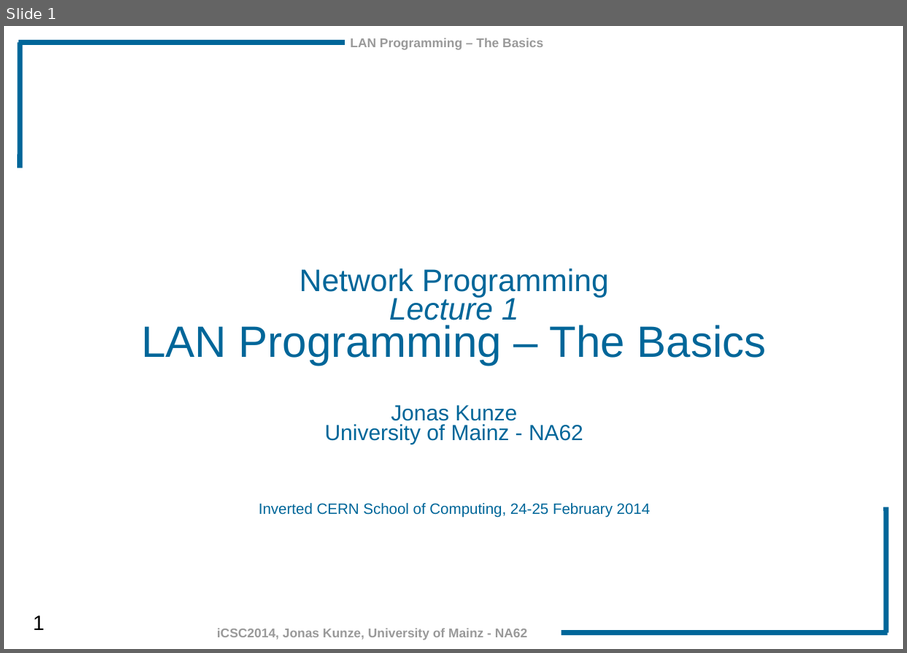
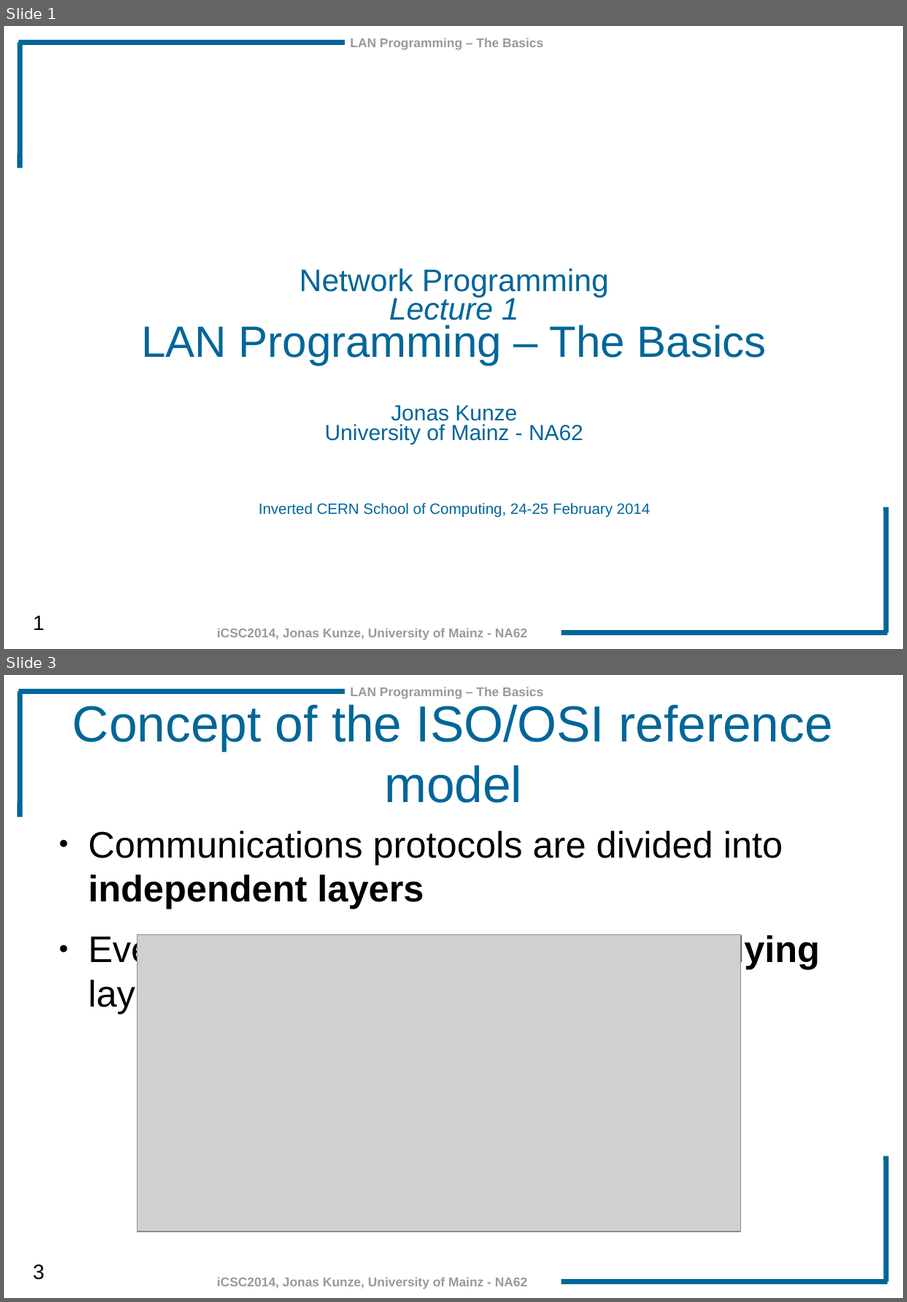
Before and after one commit to JonasKunze/icsc2014, a slide deck: iCSC-2014-LAN_Programming_Basics.odp. Shown one above the other, each under a label of ours: slide 1 before the commit, slides 1 and 3 after it; the slides between them are not shown. The pictures are 907x653 and 907x1302 pixels, drawn with LibreOffice and Linux fonts; fonts in the diff are those of the drawing; grey boxes stand for pictures; background and template pictures are left out. Boxes give left, top, right and bottom in pixels: in the first picture for what was removed or moved away, otherwise in the second. Text is boxed around its words. In the diff, an @@ line names an element or a change of style, - is before the commit and + after.

```diff
--- a/iCSC-2014-LAN_Programming_Basics.odp
+++ b/iCSC-2014-LAN_Programming_Basics.odp
@@ slide 3 added at (4,675,903,1298), background #FFFFFF; not listed: 7 template elements that a slide beside it also shows @@
@@ title added at (73,704,833,803), 44 pt, text #006699 @@
+Concept of the ISO/OSI reference model
@@ text added at (88,830,820,1014), 32 pt, text #000000 @@
+● Communications protocols are divided into independent layers
+● Every layer offers a service to the overlying layer
@@ picture added at (138,935,741,1231) @@
```
Also in this commit, not shown: 2 slides changed, 4 other slides added, 1 slide removed.
